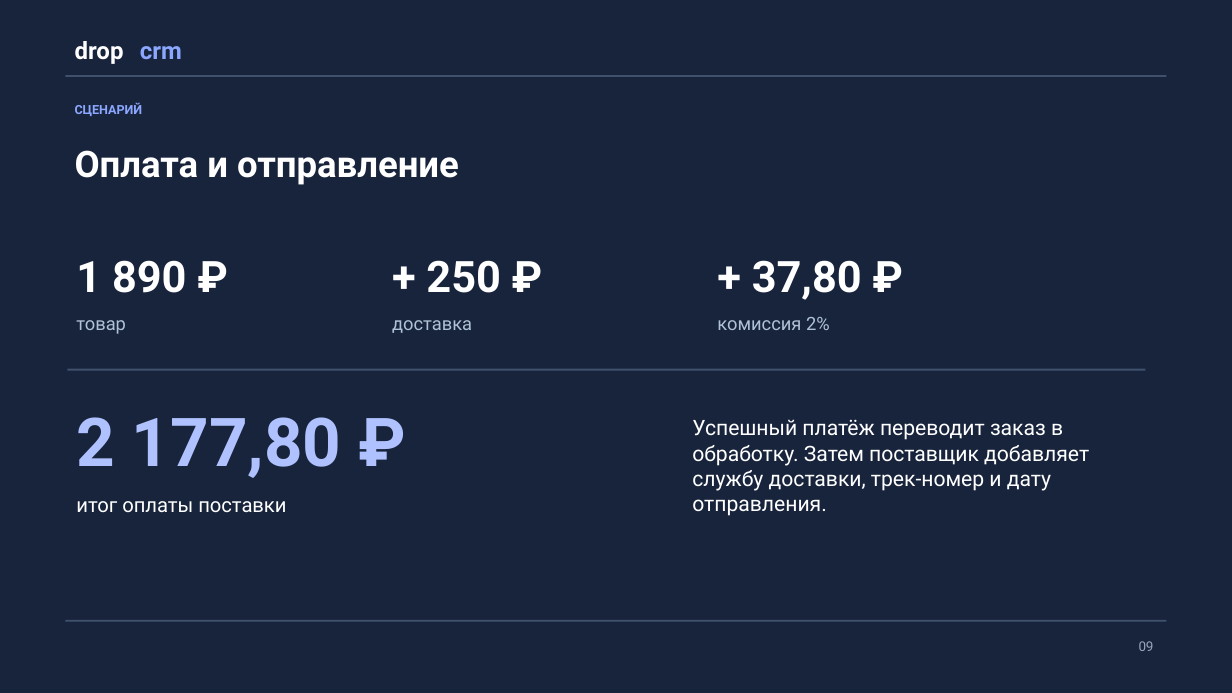
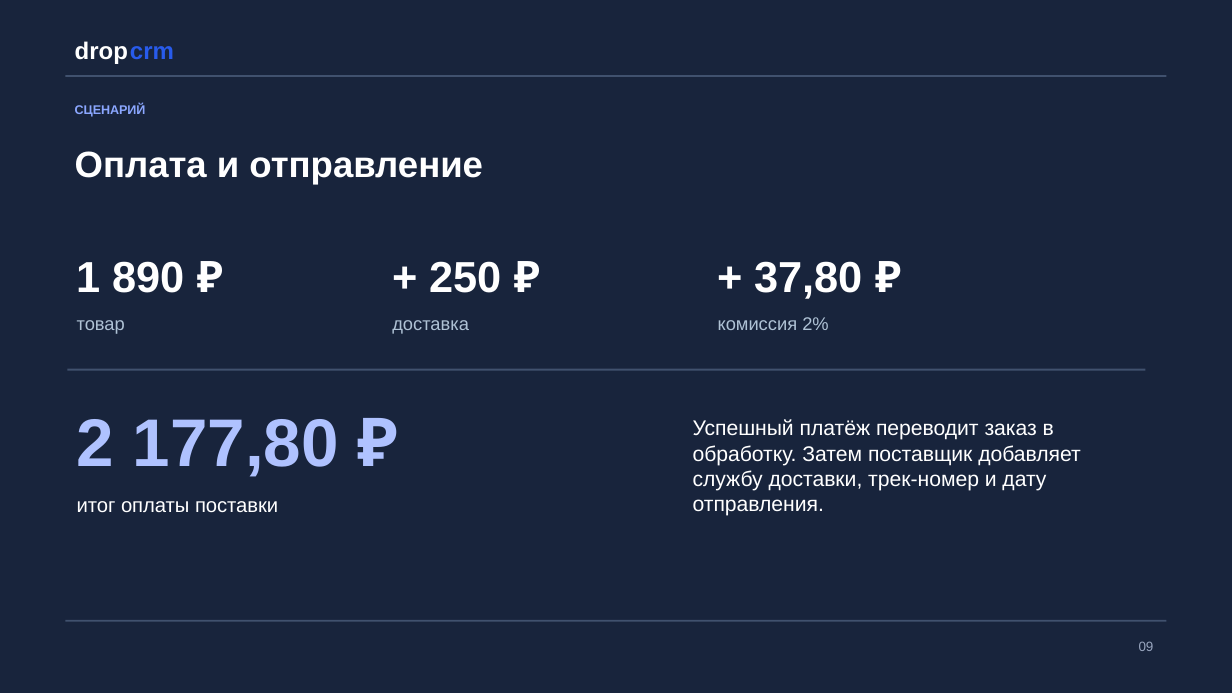
Before and after one commit to wertyqazx/DropCRM, a slide deck: slide 9 of DropCRM_Presentation_2026.pptx. Drawn at 1232x693 pixels with LibreOffice and Linux fonts; fonts in the diff are those of the drawing. Boxes give left, top, right and bottom in pixels: in the first picture for what was removed or moved away, otherwise in the second. Text is boxed around its words. In the diff, an @@ line names an element or a change of style, - is before the commit and + after.

```diff
--- a/DropCRM_Presentation_2026.pptx
+++ b/DropCRM_Presentation_2026.pptx
@@ text "crm": place and size @@
-text "crm" at bbox=[140, 46, 182, 60]
+text "crm" at bbox=[121, 32, 189, 66]
@@ text "crm" at bbox=[121, 32, 189, 66]: font Roboto to Arial, text colour #8BA7FF to #285BEB @@
@@ font Roboto to Arial in 13 elements at bbox=[66, 32, 139, 66], bbox=[75, 104, 146, 117], bbox=[75, 151, 483, 184], bbox=[1139, 641, 1154, 651], bbox=[77, 261, 185, 293], bbox=[77, 320, 125, 334], bbox=[430, 261, 502, 293], bbox=[392, 320, 469, 334], bbox=[755, 261, 863, 299], bbox=[718, 317, 828, 330], bbox=[77, 419, 339, 477], bbox=[77, 501, 278, 513], bbox=[693, 419, 1081, 516] @@
```
Also in this commit, not shown: 16 other slides changed.
